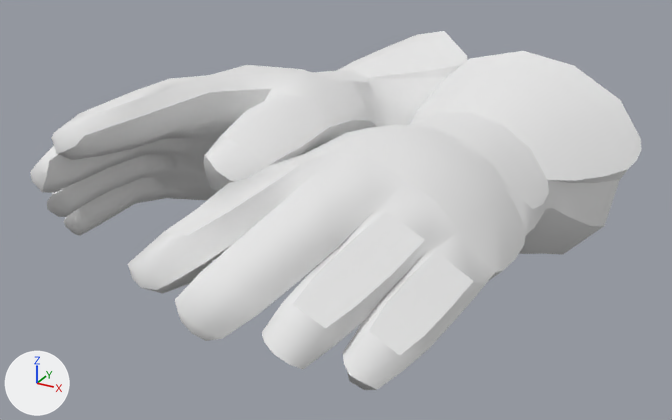
A saved change to the OBJ model assets/models/gloves/gloves.obj.
One viewpoint serves both versions: a 50 mm camera at (23.8, -49.2, 23.1) aimed at (-1.4, -3.4, 0.2). Every picture has the same lights, and +X, +Y and +Z are marked at lower left. Where no turn or scale is listed for an object, it has been applied to the vertices.

Objects in the first picture: 'Gloves_mesh3'.
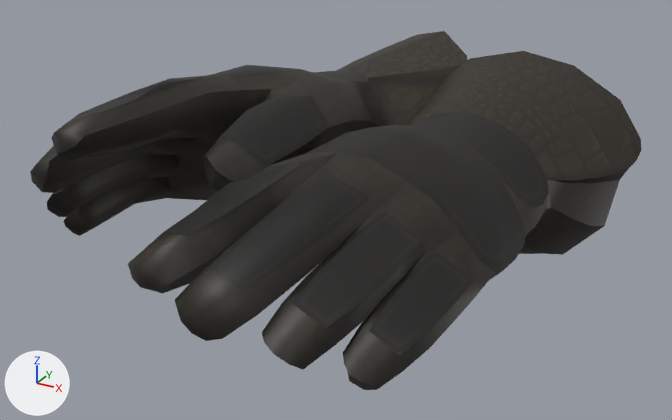
Boxes (x1, y1, x2, y2) around the edits, measured in the pictures (672 x 420 px):
```json
{"object": "Gloves_mesh3", "change": "surface changed", "before": [30, 31, 641, 390], "after": [30, 31, 641, 390], "on screen": "white to black"}
```

The change, as JSON lines over the scene's bpy script:
```json
{"op": "add", "block": "img_gloves_png", "code": ["img_gloves_png = load_image('gloves.png', 'gloves.png', 512, 512, 'sRGB')"]}
{"op": "remove", "block": "mat_gloves_ubershader", "code": "mat_gloves_ubershader.base_color = (0.8, 0.8, 0.8)  # white #e7e7e7"}
{"op": "add", "block": "mat_gloves_ubershader", "code": "mat_gloves_ubershader.texture = img_gloves_png"}
{"op": "set", "path": "mat_gloves_ubershader.roughness", "old": "1.0", "new": "0.526"}
```
